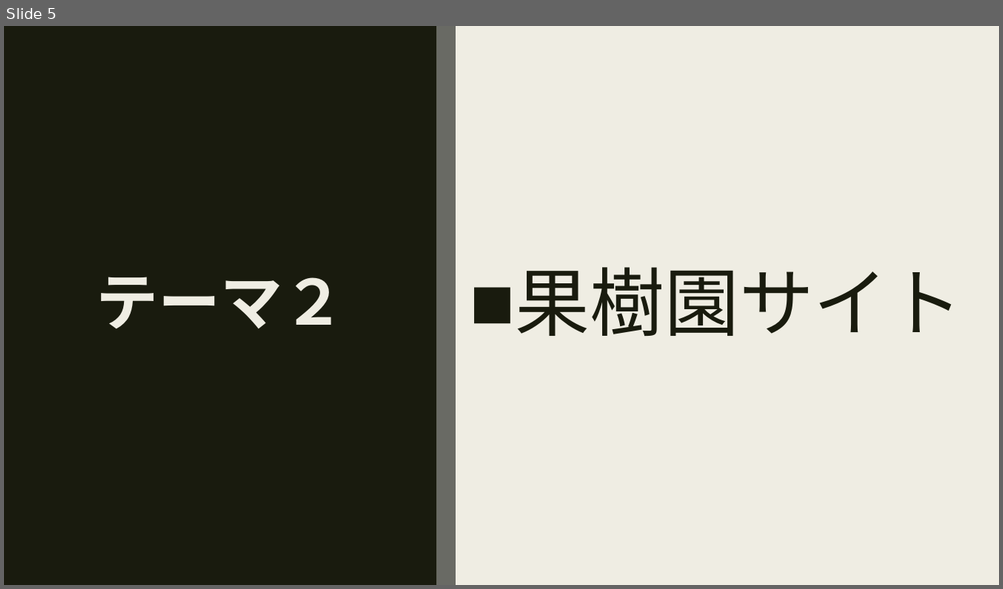
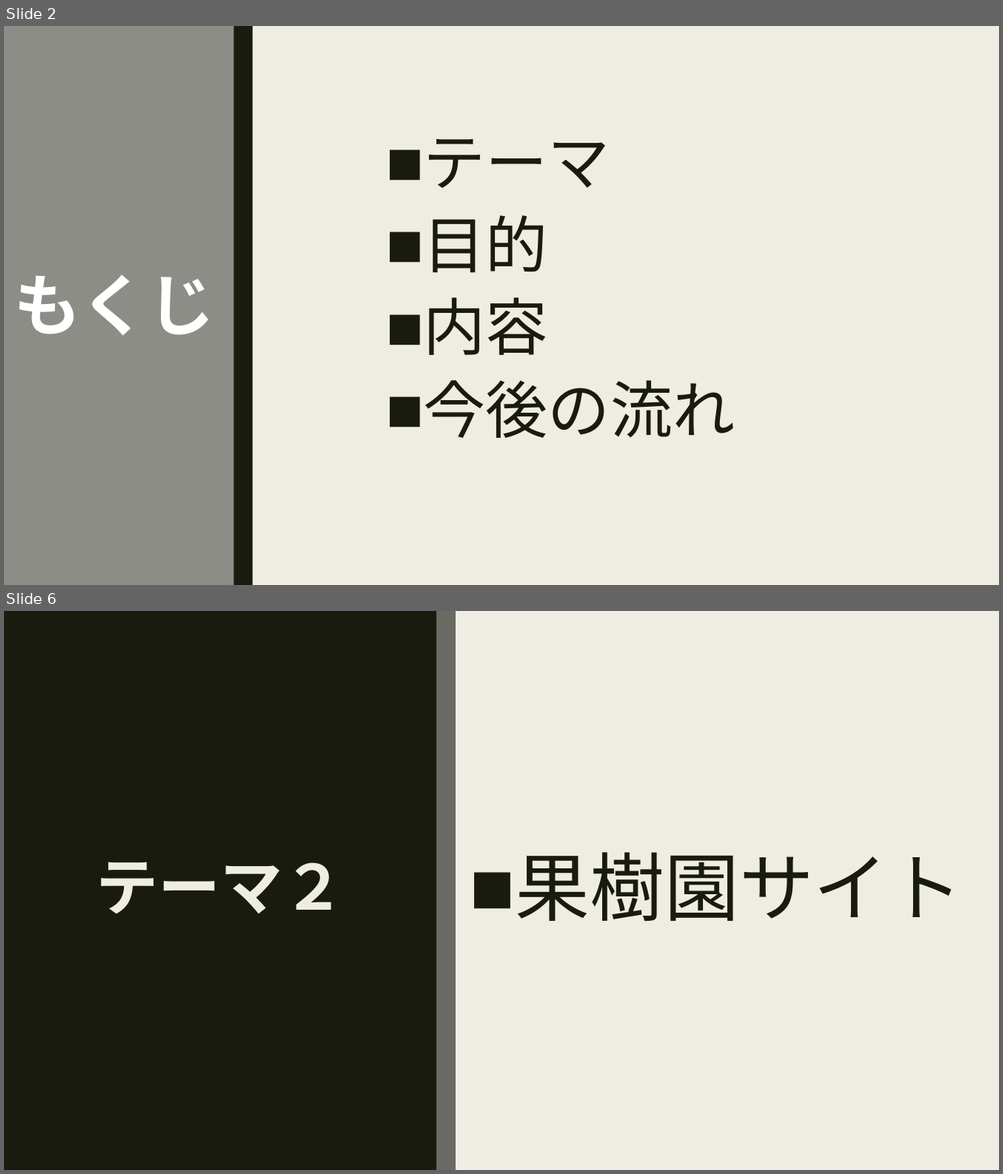
Before and after one commit to kyarame0711/Web, a slide deck: 中間発表.pptx. Shown one above the other, each under a label of ours: slide 5 before the commit, slides 2 and 6 after it; the slides between them are not shown. The pictures are 1003x589 and 1003x1174 pixels, drawn with LibreOffice and Linux fonts; fonts in the diff are those of the drawing. Boxes give left, top, right and bottom in pixels: in the first picture for what was removed or moved away, otherwise in the second. Text is boxed around its words. In the diff, an @@ line names an element or a change of style, - is before the commit and + after.

```diff
--- a/中間発表.pptx
+++ b/中間発表.pptx
@@ slide 2 added at [4, 26, 999, 585], background #EFEDE3; not listed: 1 template element that a slide beside it also shows @@
@@ rectangle added at [4, 26, 999, 585], fill #EFEDE3 @@
@@ rectangle added at [4, 26, 253, 585], fill #8C8D86 @@
@@ rectangle added at [234, 26, 253, 585], fill #191B0E @@
@@ text added at [424, 139, 734, 438], 60 pt, text #191B0E @@
+■ テーマ
+■ 目的
+■ 内容
+■ 今後の流れ
@@ title added at [14, 275, 215, 335], 64.8 pt, text #FFFFFF, bold @@
+もくじ
@@ what was slide 5 is now slide 6 @@
```
Also in this commit, not shown: 7 slides changed, 2 other slides added, 1 slide removed, 1 other file.
